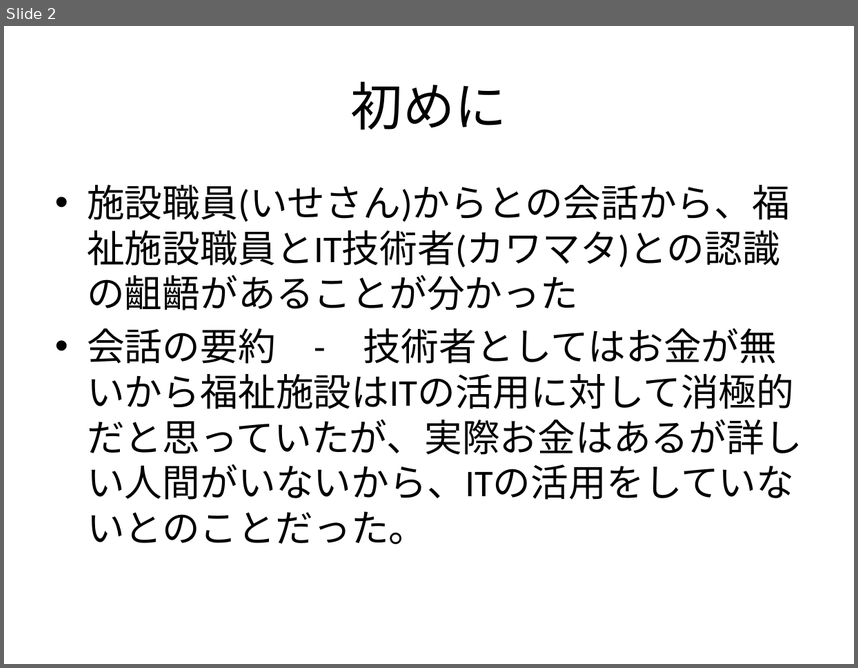
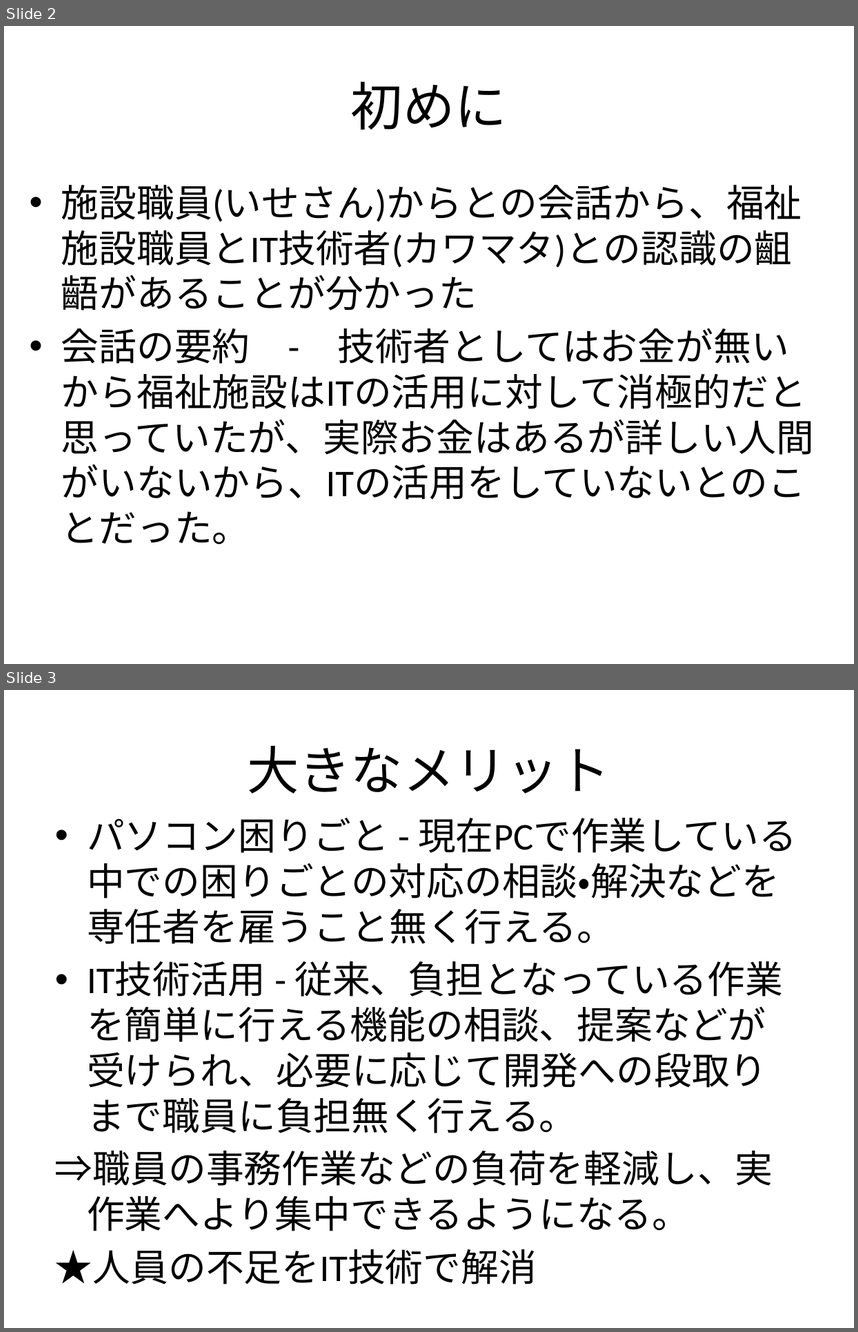
Before and after one commit to tasto/util, a slide deck: 資料/福祉ITコンサルの可能性について.pptx. Shown one above the other, each under a label of ours: slide 2 before the commit, slides 2 and 3 after it. The pictures are 858x668 and 858x1332 pixels, drawn with LibreOffice and Linux fonts; fonts in the diff are those of the drawing. Boxes give left, top, right and bottom in pixels: in the first picture for what was removed or moved away, otherwise in the second. Text is boxed around its words. In the diff, an @@ line names an element or a change of style, - is before the commit and + after.

```diff
--- a/資料/福祉ITコンサルの可能性について.pptx
+++ b/資料/福祉ITコンサルの可能性について.pptx
@@ slide 3 added at box(4, 690, 854, 1328), background #FFFFFF @@
@@ title added at box(247, 746, 611, 793), 44 pt, text #000000 @@
+大きなメリット
@@ text added at box(55, 818, 797, 1284), 32 pt, text #000000 @@
+• パソコン困りごと - 現在PCで作業している中での困りごとの対応の相談・解決などを専任者を雇うこと無く行える。
+• IT技術活用 - 従来、負担となっている作業を簡単に行える機能の相談、提案などが受けられ、必要に応じて開発への段取りまで職員に負担無く行える。
+⇒職員の事務作業などの負荷を軽減し、実作業へより集中できるようになる。
+★人員の不足をIT技術で解消
@@ slide 2 changed as well @@
@@ text "施設職員(いせさん)からとの会話から、福祉施設職員とIT技術者(カワマタ)との認識の齟齬があることが分かった" rewrapped from box(87, 185, 802, 544) to box(61, 185, 815, 544) @@
```
Also in this commit, not shown: 9 other slides changed, 10 other slides added, 1 slide removed.
